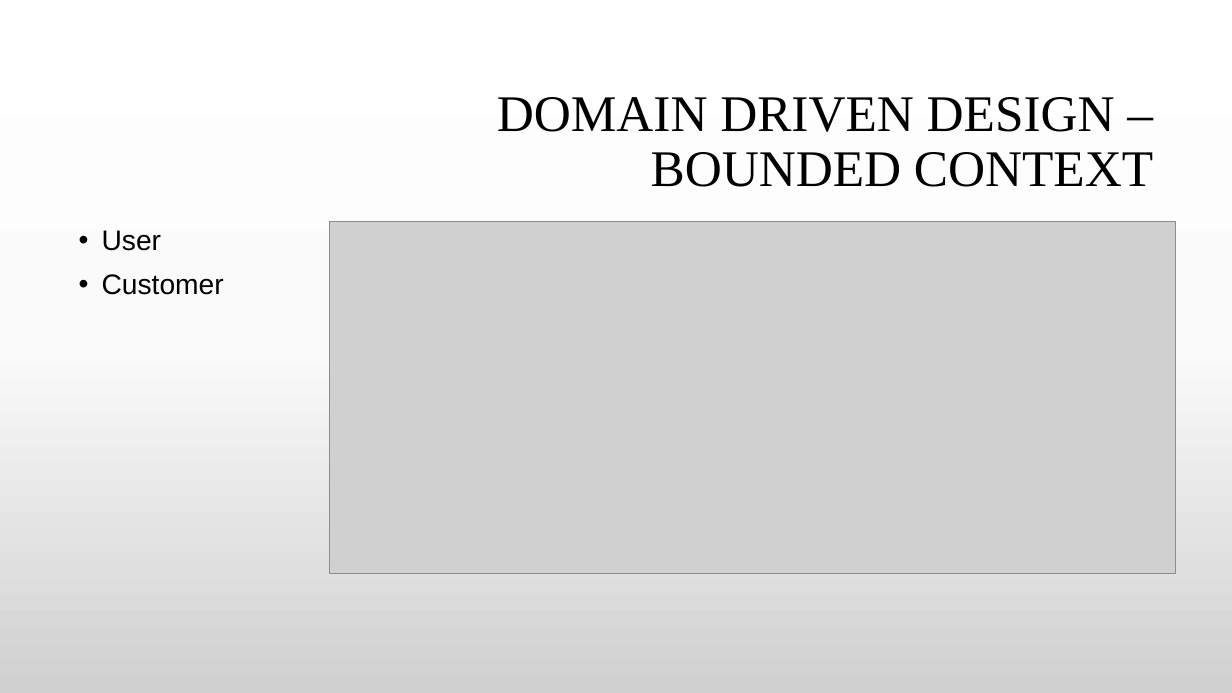
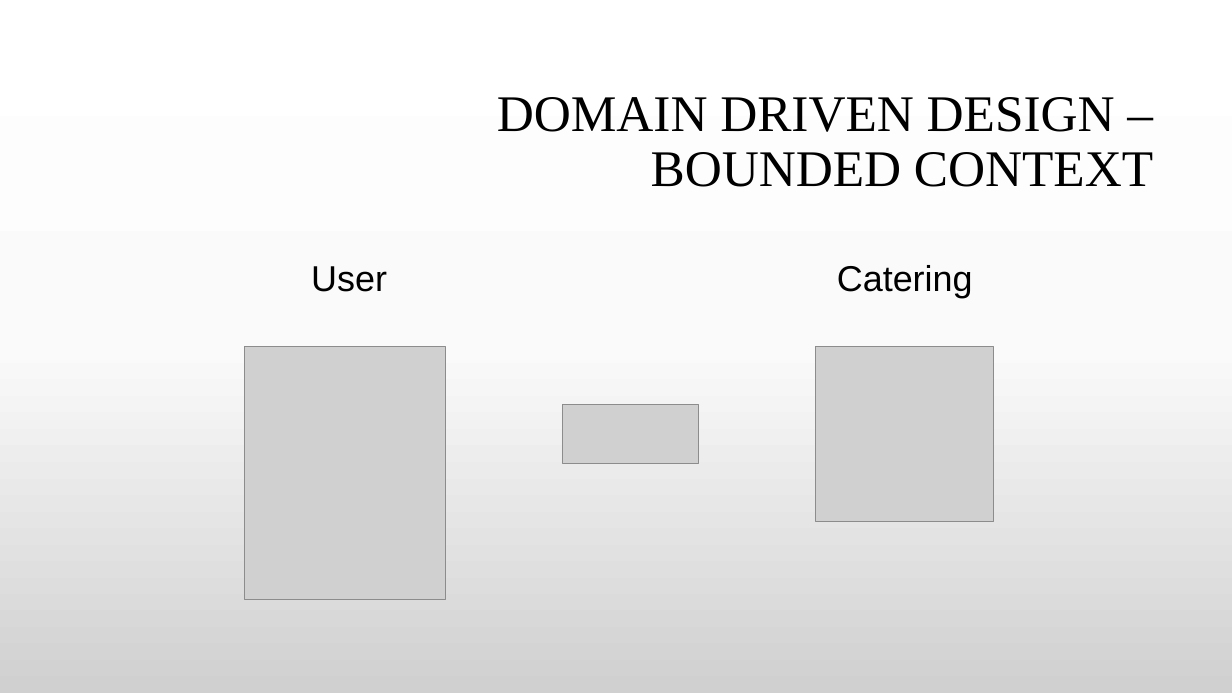
Before and after one commit to GitDeveloperBel/Kafka, a slide deck: slide 15 of presentation.pptx (slide 10 before the commit). Drawn at 1232x693 pixels with LibreOffice and Linux fonts; fonts in the diff are those of the drawing; grey boxes stand for pictures; background and template pictures are left out. Boxes give left, top, right and bottom in pixels: in the first picture for what was removed or moved away, otherwise in the second. Text is boxed around its words. In the diff, an @@ line names an element or a change of style, - is before the commit and + after.

```diff
--- a/presentation.pptx
+++ b/presentation.pptx
@@ text "User": place and size @@
-text "User" at (102, 230, 224, 295)
+text "User" at (311, 266, 387, 292)
@@ text "User" at (311, 266, 387, 292): size 22 to 28 pt; alignment left to centre; bullet • to none; vertical alignment top to bottom @@
@@ picture removed at (330, 222, 1177, 574) @@
@@ text added at (837, 265, 973, 298), 28 pt, text #000000 @@
+Catering
@@ text at (102, 274, 224, 295): paragraph removed @@
-• Customer
@@ picture added at (244, 347, 445, 600) @@
@@ picture added at (816, 347, 994, 521) @@
@@ picture added at (563, 404, 699, 464) @@
```
Also in this commit, not shown: 6 other slides changed, 12 slides added, 2 slides removed, 9 other files.
